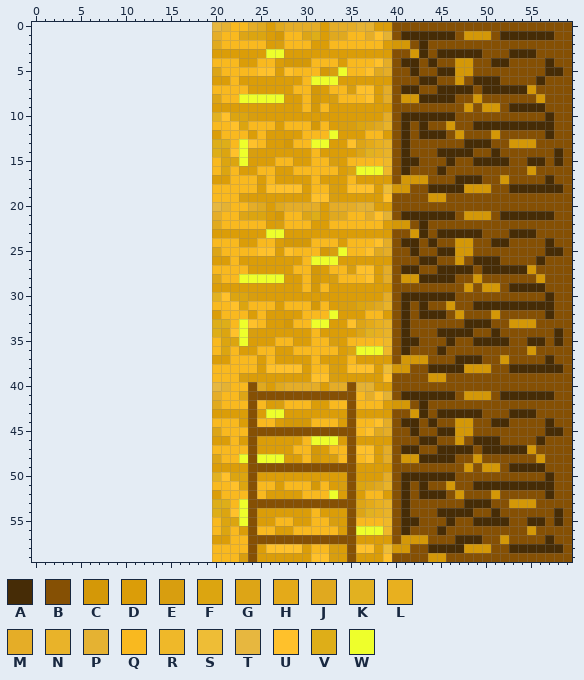
Two versions of one pixel-art sprite, Image/bmp.png. This is how it looked before the edit.
The file is 40x60 pixels. Colours within 5 levels of each other are drawn and written as one. The old version is drawn lined up with the new one, on the new canvas.
Palette (. is transparent): A #462c06  B #855004  C #d49807  D #db9d08  E #d89e0f  F #dca510  G #dda516  H #e4aa19  J #e0a91f  K #e2b120  L #e8b01f  M #e5ad27  N #e9b329  P #e5b232  Q #f9b91f  R #efb829  S #eebd36  T #e7b73f  U #ffc12b  V #deae18  W #eeff2b
Pixels before (only the part around the change), first column x 0:
 0 ....................TPQQMJDJMMMMDMMMPPDDBBBBBBBBBBBBB
 1 ....................MQQGFFDCQQGVDJJQQMUPBAAAAAABCCCBA
 2 ....................JQQQQQDEQQQDDQQQQQQDCCBABBBBBBBBB
 3 ....................DDDDDDWWDDDDDDDDDDDDBBCABAAAAABBB
 4 ....................QQQDDQQDCCCQQQDQQQUMBAABABBCCBBAA
 5 ....................GQQQQUUDUQQQCEWQQUJMBBABBAACCBBBB
 6 ....................DDQDDDDDDDQWWWDDDDDDBBBAABBCBAAAB
 7 ....................QQQQDDDDDQQCDQQEUUDMBAABBAAAABAAA
 8 ....................GQQWWWWWDDQCDEQQQUDMBCCAAAABBCBBB
 9 ....................DDDDDDDDDDQCQDDDDDDDBBBBBBBBCBCCB
10 ....................KUFFEDDDDDDDDDDDDDDMBAAAAAABBBBBB
11 ....................QQUFQQQDQQQCQDEEFGJNBABABBCBBAAAA
12 ....................DQQQDQDDDDQQQWDDDQQDBABAAABCBBBCB
13 ....................VVQWUQDDCQQWWDDUGHLNBABBBBBBAAABB
14 ....................VFUWEDDDDDDQDDDDGKLNBABBBAAAABBAB
15 ....................QFFWDDDQQDDQQEDQQQQRBAABBBABBAAAA
16 ....................QFQDDQQDDQQQQQDFWWWRBABBBABBBBBBB
17 ....................DDQQQDQDDDDQDDDQDDDDBCCCBBBAAABBC
18 ....................QQQQQDUUUUDQQEDUUUDSCCBBAAAACCCBB
19 ....................QQQEDDDDDDDUUEDDDDDUBBBBCCBBBBBBB
20 ....................TPQQMJDJMMMMDMMMPPDDBBBBBBBBBBBBB
21 ....................MQQGFFDCQQGVDJJQQMUPBAAAAAABCCCBA
22 ....................JQQQQQDEQQQDDQQQQQQDCCBABBBBBBBBB
23 ....................DDDDDDWWDDDDDDDDDDDDBBCABAAAAABBB
24 ....................QQQDDQQDCCCQQQDQQQUMBAABABBCCBBAA
25 ....................GQQQQUUDUQQQCEWQQUJMBBABBAACCBBBB
26 ....................DDQDDDDDDDQWWWDDDDDDBBBAABBCBAAAB
27 ....................QQQQDDDDDQQCDQQEUUDMBAABBAAAABAAA
28 ....................GQQWWWWWDDQCDEQQQUDMBCCAAAABBCBBB
29 ....................DDDDDDDDDDQCQDDDDDDDBBBBBBBBCBCCB
30 ....................KUFFEDDDDDDDDDDDDDDMBAAAAAABBBBBB
31 ....................QQUFQQQDQQQCQDEEFGJNBABABBCBBAAAA
32 ....................DQQQDQDDDDQQQWDDDQQDBABAAABCBBBCB
33 ....................VVQWUQDDCQQWWDDUGHLNBABBBBBBAAABB
34 ....................VFUWEDDDDDDQDDDDGKLNBABBBAAAABBAB
35 ....................QFFWDDDQQDDQQEDQQQQRBAABBBABBAAAA
36 ....................QFQDDQQDDQQQQQDFWWWRBABBBABBBBBBB
37 ....................DDQQQDQDDDDQDDDQDDDDBCCCBBBAAABBC
38 ....................QQQQQDUUUUDQQEDUUUDSCCBBAAAACCCBB
39 ....................QQQEDDDDDDDUUEDDDDDUBBBBCCBBBBBBB
40 ....................TPQQBJDJMMMMDMMBPPDDBBBBBBBBBBBBB
41 ....................MQQGBBBBBBBBBBBBQMUPBAAAAAABCCCBA
42 ....................JQQQBQDEQQQDDQQBQQQDCCBABBBBBBBBB
43 ....................DDDDBDWWDDDDDDDBDDDDBBCABAAAAABBB
44 ....................QQQDBQQDCCCQQQDBQQUMBAABABBCCBBAA
45 ....................GQQQBBBBBBBBBBBBQUJMBBABBAACCBBBB
46 ....................DDQDBDDDDDQWWWDBDDDDBBBAABBCBAAAB
47 ....................QQQQBDDDDQQCDQQBUUDMBAABBAAAABAAA
48 ....................GQQWBWWWDDQCDEQBQUDMBCCAAAABBCBBB
49 ....................DDDDBBBBBBBBBBBBDDDDBBBBBBBBCBCCB
50 ....................KUFFBDDDDDDDDDDBDDDMBAAAAAABBBBBB
51 ....................QQUFBQQDQQQCQDEBFGJNBABABBCBBAAAA
52 ....................DQQQBQDDDDQQQWDBDQQDBABAAABCBBBCB
53 ....................VVQWBBBBBBBBBBBBGHLNBABBBBBBAAABB
54 ....................VFUWBDDDDDDQDDDBGKLNBABBBAAAABBAB
55 ....................QFFWBDDQQDDQQEDBQQQRBAABBBABBAAAA
56 ....................QFQDBQQDDQQQQQDBWWWRBABBBABBBBBBB
57 ....................DDQQBBBBBBBBBBBBDDDDBCCCBBBAAABBC
58 ....................QQQQBDUUUUDQQEDBUUDSCCBBAAAACCCBB
59 ....................QQQEBDDDDDDUUEDBDDDUBBBBCCBBBBBBB
The same view after the edit:
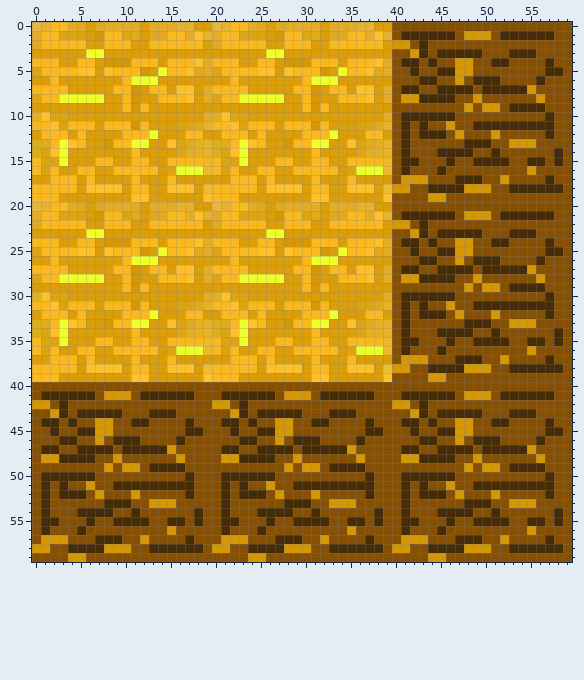
The exact change:
canvas 40x60 -> 60x60, the old top-left corner now at 20,0
Changed rows in their new state; - is an unchanged pixel.
first column x 0:
 0 TPQQMJDJMMMMDMMMPPDD--------------------
 1 MQQGFFDCQQGVDJJQQMUP--------------------
 2 JQQQQQDEQQQDDQQQQQQD--------------------
 3 DDDDDDWWDDDDDDDDDDDD--------------------
 4 QQQDDQQDCCCQQQDQQQUM--------------------
 5 GQQQQUUDUQQQCEWQQUJM--------------------
 6 DDQDDDDDDDQWWWDDDDDD--------------------
 7 QQQQDDDDDQQCDQQEUUDM--------------------
 8 GQQWWWWWDDQCDEQQQUDM--------------------
 9 DDDDDDDDDDQCQDDDDDDD--------------------
10 KUFFEDDDDDDDDDDDDDDM--------------------
11 QQUFQQQDQQQCQDEEFGJN--------------------
12 DQQQDQDDDDQQQWDDDQQD--------------------
13 VVQWUQDDCQQWWDDUGHLN--------------------
14 VFUWEDDDDDDQDDDDGKLN--------------------
15 QFFWDDDQQDDQQEDQQQQR--------------------
16 QFQDDQQDDQQQQQDFWWWR--------------------
17 DDQQQDQDDDDQDDDQDDDD--------------------
18 QQQQQDUUUUDQQEDUUUDS--------------------
19 QQQEDDDDDDDUUEDDDDDU--------------------
20 TPQQMJDJMMMMDMMMPPDD--------------------
21 MQQGFFDCQQGVDJJQQMUP--------------------
22 JQQQQQDEQQQDDQQQQQQD--------------------
23 DDDDDDWWDDDDDDDDDDDD--------------------
24 QQQDDQQDCCCQQQDQQQUM--------------------
25 GQQQQUUDUQQQCEWQQUJM--------------------
26 DDQDDDDDDDQWWWDDDDDD--------------------
27 QQQQDDDDDQQCDQQEUUDM--------------------
28 GQQWWWWWDDQCDEQQQUDM--------------------
29 DDDDDDDDDDQCQDDDDDDD--------------------
30 KUFFEDDDDDDDDDDDDDDM--------------------
31 QQUFQQQDQQQCQDEEFGJN--------------------
32 DQQQDQDDDDQQQWDDDQQD--------------------
33 VVQWUQDDCQQWWDDUGHLN--------------------
34 VFUWEDDDDDDQDDDDGKLN--------------------
35 QFFWDDDQQDDQQEDQQQQR--------------------
36 QFQDDQQDDQQQQQDFWWWR--------------------
37 DDQQQDQDDDDQDDDQDDDD--------------------
38 QQQQQDUUUUDQQEDUUUDS--------------------
39 QQQEDDDDDDDUUEDDDDDU--------------------
40 BBBBBBBBBBBBBBBBBBBBBBBB-BBBBBBBBBB-BBBB
41 BAAAAAABCCCBAAAAAABBBAAAAAA-CCC-AAAAAABB
42 CCBABBBBBBBBBBBBBBBBCCBA-BBBBBBBBBB-BBBB
43 BBCABAAAAABBBAAABBBBBBCA-AAAAABBBAAABBBB
44 BAABABBCCBBAABBBBABBBAABABBC-BBAABB-BABB
45 BBABBAACCBBBBBBBBAABBBAB-AACC-------BAAB
46 BBBAABBCBAAABBBBABBBBBBAABBCBAAABBB-ABBB
47 BAABBAAAABAAAAACBBBBBAAB-AAAABAAAAACBBBB
48 BCCAAAABBCBBBBBBCBBBBCCAAAABBCBBBBB-CBBB
49 BBBBBBBBCBCCBAAAABBBBBBB----C-CC-AAAABBB
50 BAAAAAABBBBBBBBBBABBBAAAAAABBBBBBBB-BABB
51 BABABBCBBAAAAAAAAABBBABA-BCBBAAAAAAAAABB
52 BABAAABCBBBCBBBBBABBBABAAABCBBBCBBB-BABB
53 BABBBBBBAAABBCCCBBBBBABB----AAA--CCCBBBB
54 BABBBAAAABBABBBBBBABBABB-AAAABBABBB-BBAB
55 BAABBBABBAAAABBAABABBAAB-BABBAAAABBAABAB
56 BABBBABBBBBBBBBCBBBBBABB-ABBBBBBBBBCBBBB
57 BCCCBBBAAABBCBBBBABBBCCC---AAA--C---BABB
58 CCBBAAAACCCBBAAAAAABCCBBAAAACCCBBAAAAAAB
59 BBBBCCBBBBBBBBBBBBBBBBBBCCBBBBBBBBB-BBBB
